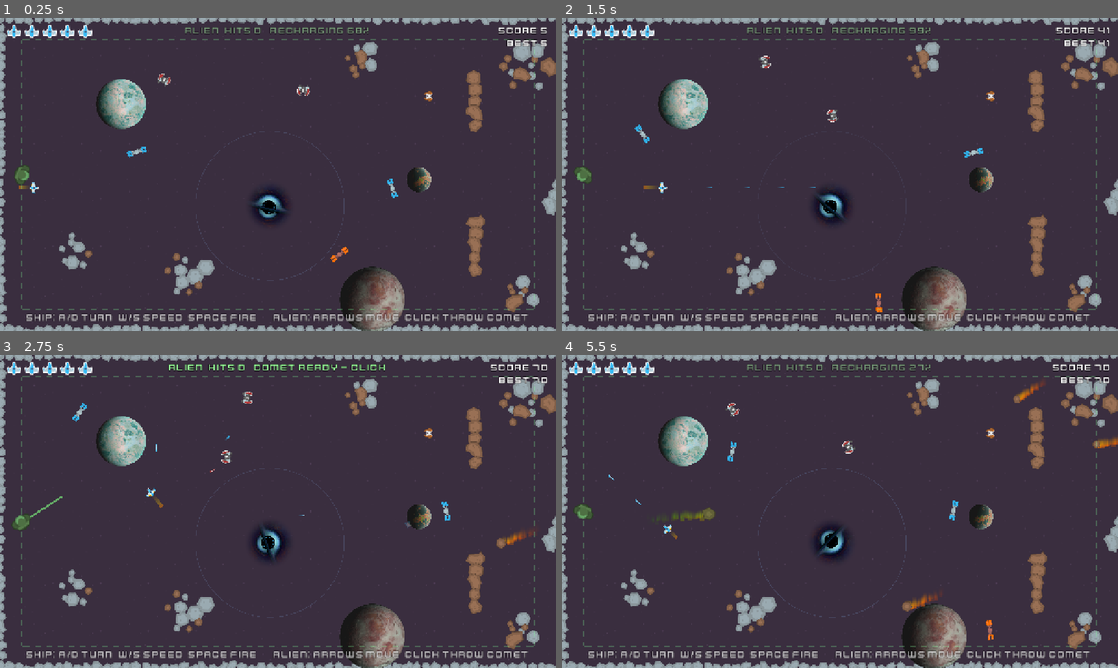
Above: before the commit, frames 1-4 (two rows, left to right).
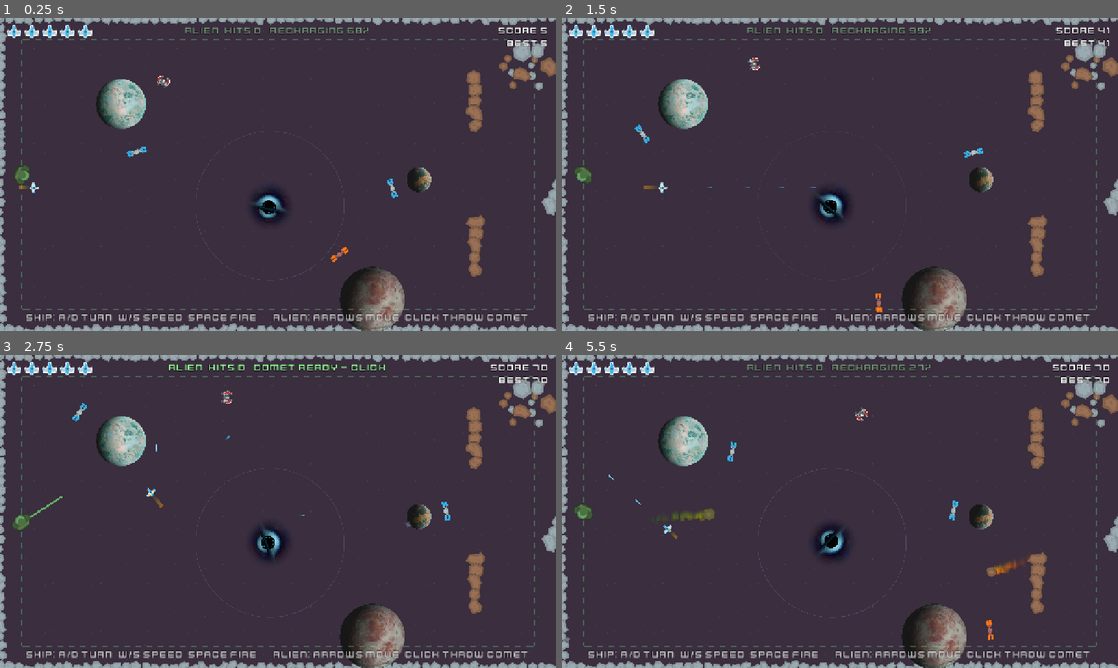
Above: after the commit, the same moments.

Repository: pricezhang42/star-fight
Game: Godot game, scene res://scenes/main.tscn
The game is run twice, just before and just after one commit, with the same random seed, the same clock (stepped at 60 frames per second) and the same inputs.
Inputs (mouse positions are in pixels of both pictures, inside the frame that each line leads up to):
- Up to frame 1 (0.25 s): no input
- Up to frame 2 (1.5 s): tap Enter (restart) at 0.5 s; move the mouse to (812, 237) at 0.52 s; hold Space (fire) 0.53-1.28 s; hold W (thrust) from 0.53 s (still down); move the mouse to (1006, 221) at 1.27 s; tap Space (fire) at 1.35 s
- Up to frame 3 (2.75 s): move the mouse to (111, 464) at 2.02 s; release W (thrust) at 2.03 s; hold A (turn_left) from 2.03 s (still down); hold Space (fire) from 2.03 s (still down); tap Down (p2_down) at 2.1 s
- Up to frame 4 (5.5 s): move the mouse to (867, 511) at 2.77 s; release Space (fire) at 2.78 s; tap Left (p2_left) at 2.85 s; tap Space (fire) at 3.05, 4.55 s; move the mouse to (756, 433) at 3.52 s; release A (turn_left) at 3.53 s; hold S (brake) 3.53-4.28 s; hold Space (fire) 3.53-4.28 s; tap Right (p2_right) at 3.6 s; move the mouse to (962, 495) at 4.27 s; hold D (turn_right) 4.28-5.03 s; click (962, 495) at 4.35 s; move the mouse to (728, 527) at 5.02 s; hold W (thrust) from 5.03 s (still down); hold Space (fire) from 5.03 s (still down); tap Up (p2_up) at 5.1 s

The runs differ from the first frame. In frame 1, 1.6% of the frame differs, in the area x 10-97%, y 7-94%; in frame 2, 1.7%; in frame 3, 1.9%; in frame 4, 2.3%, in the area x 0-100%, y 7-94%.

Commit message:
Start easy and ramp difficulty with distance
The opening section now has one red ship, no chasers, one hostile
satellite with a slow fire rate, a weaker black hole and fewer asteroid
clumps. Generated chunks start sparse (two columns, many left empty, few
enemies) and ramp to full density by a score of about 2000: more rocks,
planets, black holes, red ships and chasers, more hostile satellites,
faster enemy fire and stronger black holes. Random comets ramp from one
every 4-6.5 s to one every 1-2.2 s.

Diff:
--- a/scenes/main.tscn
+++ b/scenes/main.tscn
@@ -75,13 +75,13 @@
 curve = SubResource("ship_loop")
 
 [node name="RedShip1" parent="ShipPath" instance=ExtResource("pathship")]
-
-[node name="RedShip2" parent="ShipPath" instance=ExtResource("pathship")]
-progress = 850.0
+speed = 150.0
+fire_cooldown = 2.8
 
 [node name="BlackHole" parent="." instance=ExtResource("blackhole")]
 position = Vector2(1450, 1008)
 pull_radius = 400.0
+strength = 1000.0
 
 [node name="PlanetB" parent="." instance=ExtResource("planet")]
 position = Vector2(2000, 1512)
@@ -94,6 +94,7 @@
 angle = -2.0
 orbit_speed = -0.8
 hostile = true
+fire_cooldown = 3.0
 
 [node name="PlanetC" parent="." instance=ExtResource("planet")]
 position = Vector2(2250, 868)
@@ -115,7 +116,6 @@
 [node name="Satellite" parent="PlanetD" instance=ExtResource("satellite")]
 orbit_radius = 175.0
 orbit_speed = -1.1
-hostile = true
 
 [node name="AsteroidBelts" type="Node2D" parent="."]
 
@@ -150,20 +150,6 @@
 rock_scale = 0.8
 random_seed = 32
 
-[node name="ClumpLowerLeft" parent="AsteroidBelts" instance=ExtResource("cluster")]
-position = Vector2(1000, 1372)
-radius = 110.0
-count = 10
-rock_scale = 0.9
-random_seed = 7
-
-[node name="ClumpTop" parent="AsteroidBelts" instance=ExtResource("cluster")]
-position = Vector2(1950, 224)
-radius = 90.0
-count = 8
-rock_scale = 0.9
-random_seed = 8
-
 [node name="ClumpRight" parent="AsteroidBelts" instance=ExtResource("cluster")]
 position = Vector2(3250, 1400)
 radius = 110.0
@@ -171,29 +157,7 @@
 rock_scale = 0.9
 random_seed = 9
 
-[node name="ClumpFarLeft" parent="AsteroidBelts" instance=ExtResource("cluster")]
-position = Vector2(400, 1250)
-radius = 90.0
-count = 8
-rock_scale = 0.9
-random_seed = 10
-
-[node name="ClumpLowRight" parent="AsteroidBelts" instance=ExtResource("cluster")]
-position = Vector2(2800, 1470)
-radius = 80.0
-count = 7
-rock_scale = 0.9
-random_seed = 12
-
 [node name="Aliens" type="Node2D" parent="."]
-
-[node name="Chaser1" parent="Aliens" instance=ExtResource("chaser")]
-position = Vector2(2300, 420)
-rotation = 3.1416
-
-[node name="Chaser2" parent="Aliens" instance=ExtResource("chaser")]
-position = Vector2(3350, 1064)
-rotation = 3.1416
 
 [node name="LevelGenerator" type="Node2D" parent="."]
 script = ExtResource("gen")
--- a/scripts/level_generator.gd
+++ b/scripts/level_generator.gd
@@ -22,8 +22,9 @@
 @export var start_x := 3400.0 ## where generated chunks begin
 @export var chunk_width := 1400.0
 @export var world_height := 1680.0
-## Distance over which the level ramps up to full difficulty.
-@export var ramp_distance := 15000.0
+## Distance over which the level ramps from easy to full difficulty
+## (20000 px = a score of 2000).
+@export var ramp_distance := 20000.0
 
 var generated_until := 0.0
 var _last_big_x := -INF ## x of the last big planet / black hole, to keep them apart
@@ -64,19 +65,21 @@
 		border.random_seed = _rng.randi()
 		chunk.add_child(border)
 
-	# The chunk is split into columns; each gets one big feature or up to
-	# two small ones (top and bottom) so there is always a way through.
-	var columns := 3
+	# The chunk is split into columns. Early on there are only two columns
+	# and many are left empty; further in there are three, and they fill up.
+	var columns := 2 if difficulty < 0.3 else 3
 	var col_w := chunk_width / columns
 	for c in columns:
 		var cx := x0 + col_w * (c + 0.5) + _rng.randf_range(-60.0, 60.0)
+		if _rng.randf() < 0.45 * (1.0 - difficulty):
+			continue # empty column: free space
 		var roll := _rng.randf()
 		var room_for_big := cx - _last_big_x > 900.0
-		if roll < 0.32:
+		if roll < 0.25:
 			if _add_planet(chunk, cx, difficulty, room_for_big):
 				_last_big_x = cx
-		elif room_for_big and roll < 0.43 + 0.06 * difficulty:
-			_add_black_hole(chunk, cx)
+		elif room_for_big and roll < 0.31 + 0.1 * difficulty:
+			_add_black_hole(chunk, cx, difficulty)
 			_last_big_x = cx
 		else:
 			# Three horizontal bands (top / middle / bottom); fill one to three
@@ -87,21 +90,28 @@
 				_rng.randf_range(0.74, 0.88) * world_height,
 			]
 			bands.shuffle()
-			var count := 1 + int(_rng.randf() < 0.55 + 0.3 * difficulty) + int(_rng.randf() < 0.15 + 0.35 * difficulty)
+			var count := 1 + int(_rng.randf() < 0.1 + 0.6 * difficulty) + int(_rng.randf() < 0.45 * difficulty - 0.05)
 			for i in count:
 				_add_small(chunk, Vector2(cx + _rng.randf_range(-80.0, 80.0), bands[i]), difficulty)
 
-	# Enemy ships, more of them further in.
-	if _rng.randf() < 0.35 + 0.5 * difficulty:
+	# Enemy ships: rare and slow-firing at first, common and aggressive later.
+	if _rng.randf() < 0.1 + 0.7 * difficulty:
 		_add_ship_loop(chunk, Vector2(x0 + _rng.randf_range(300.0, chunk_width - 300.0),
-				_rng.randf_range(0.25, 0.75) * world_height), 1 + int(_rng.randf() < difficulty))
-	var chasers := int(_rng.randf() < 0.5 + 0.3 * difficulty) + int(_rng.randf() < difficulty * 0.6)
+				_rng.randf_range(0.25, 0.75) * world_height), 1 + int(_rng.randf() < difficulty), difficulty)
+	var chasers := int(_rng.randf() < 0.15 + 0.6 * difficulty) + int(_rng.randf() < 0.7 * difficulty - 0.1)
 	for i in chasers:
 		var ch := CHASER.instantiate()
 		ch.position = Vector2(x0 + _rng.randf_range(200.0, chunk_width - 200.0), _rng.randf_range(0.1, 0.9) * world_height)
 		ch.rotation = PI
-		ch.speed = 150.0 + 60.0 * difficulty
+		ch.speed = 125.0 + 95.0 * difficulty
+		ch.detect_radius = 380.0 + 160.0 * difficulty
+		_scale_fire(ch, difficulty)
 		chunk.add_child(ch)
+
+
+## Enemies fire about half as often at the start as at full difficulty.
+func _scale_fire(enemy: Node, difficulty: float) -> void:
+	enemy.fire_cooldown *= lerpf(1.8, 0.85, difficulty)
 
 
 ## Asteroid clump or a short (optionally tilted) strip of rocks.
@@ -150,21 +160,23 @@
 	sat.angle = _rng.randf() * TAU
 	# Smaller orbits spin a little faster.
 	sat.orbit_speed = _rng.randf_range(0.7, 1.1) * (300.0 / orbit) ** 0.4 * (1.0 if _rng.randf() < 0.5 else -1.0)
-	sat.hostile = _rng.randf() < 0.35 + 0.45 * difficulty
+	sat.hostile = _rng.randf() < 0.1 + 0.65 * difficulty
+	_scale_fire(sat, difficulty)
 	planet.add_child(sat)
 	chunk.add_child(planet)
 	return big
 
 
-func _add_black_hole(chunk: Node, cx: float) -> void:
+func _add_black_hole(chunk: Node, cx: float, difficulty: float) -> void:
 	var bh := BLACK_HOLE.instantiate()
+	bh.strength = lerpf(1000.0, 1650.0, difficulty)
 	bh.position = Vector2(cx, _rng.randf_range(0.3, 0.7) * world_height)
 	bh.pull_radius = _rng.randf_range(300.0, 380.0)
 	chunk.add_child(bh)
 
 
 ## An oval loop with `ships` red ships flying around it.
-func _add_ship_loop(chunk: Node, center: Vector2, ships: int) -> void:
+func _add_ship_loop(chunk: Node, center: Vector2, ships: int, difficulty: float) -> void:
 	var path := Path2D.new()
 	path.position = center
 	var w := _rng.randf_range(220.0, 340.0)
@@ -181,5 +193,7 @@
 	var length := curve.get_baked_length()
 	for i in ships:
 		var ship := PATH_SHIP.instantiate()
+		ship.speed = lerpf(150.0, 220.0, difficulty)
+		_scale_fire(ship, difficulty)
 		path.add_child(ship)
 		ship.progress = length * i / ships
--- a/scripts/main.gd
+++ b/scripts/main.gd
@@ -9,8 +9,11 @@
 @export var score_per_pixel := 0.1
 ## How far behind their furthest point the player may fly back.
 @export var backtrack_limit := 1100.0
-## Seconds between comets (random in this range).
-@export var comet_interval := Vector2(1.0, 2.4)
+## Seconds between random comets at the start (easy) and at full difficulty.
+@export var comet_interval_easy := Vector2(4.0, 6.5)
+@export var comet_interval_hard := Vector2(1.0, 2.2)
+## Distance (past the opening section) over which comets ramp up.
+@export var ramp_distance := 20000.0
 @export var comet_speed := Vector2(260, 420)
 ## Fraction of the monitor the game window takes up at launch.
 @export var window_fraction := 0.92
@@ -20,7 +23,7 @@
 static var _window_sized := false
 
 var _over := false
-var _comet_timer := 1.5
+var _comet_timer := 3.0
 var _start_x := 0.0
 var _furthest_x := 0.0
 var score := 0
@@ -78,7 +81,9 @@
 func _process(delta: float) -> void:
 	_comet_timer -= delta
 	if _comet_timer <= 0.0:
-		_comet_timer = randf_range(comet_interval.x, comet_interval.y)
+		var d := clampf((_furthest_x - 3400.0) / ramp_distance, 0.0, 1.0)
+		var interval := comet_interval_easy.lerp(comet_interval_hard, d)
+		_comet_timer = randf_range(interval.x, interval.y)
 		_spawn_comet()
 
 	# Slide the tiled background along with the camera (snapped to whole
